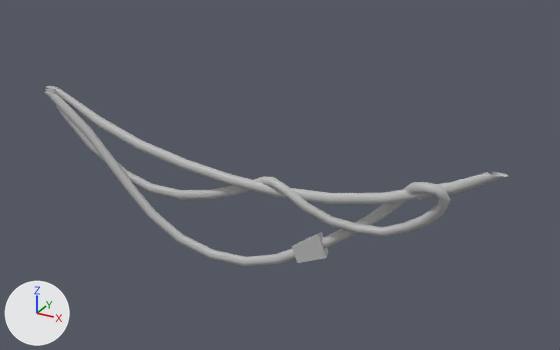
One commit to the FBX model GreenJellyfish - Neon Odyssey Game/Neon Odyssey/Assets/Models/Props/Wires_001_Crypt_001_Small.fbx: the scene before it, then after it.
Rendered twice from a camera (50 mm lens) standing at (2.4, -3.88, 2.68) and looking at (0.18, 0.15, 0.67). Lighting does not change. The marker at lower left points along +X, +Y and +Z. Where no turn or scale is listed for an object, it has been applied to the vertices.

The first picture shows 'Wires_001_Crypt_001_Small'.
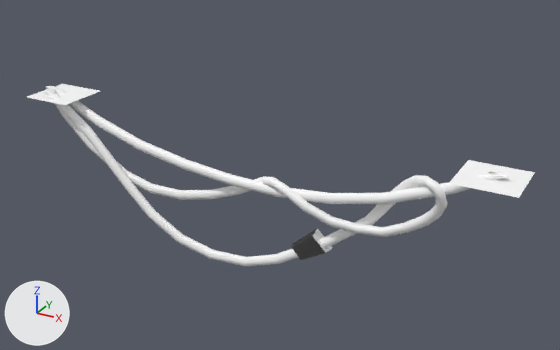
Where the newer file only moved an object's origin or applied its transform, the numbers keep the older frame.

What differs and where, as boxes (x1, y1, x2, y2) in the pictures (560 x 350 px; the box of a moved part takes in the faces that stretch with it):
'Wires_001_Crypt_001_Small', reshaped (9% wider)
    before: (44, 86, 508, 266)
    after: (27, 84, 535, 266)
part 1 of me_mesh, moved or reshaped
    before: (292, 232, 328, 263)
    after: (292, 228, 332, 260)
part 2 of me_mesh, moved or reshaped
    before: (46, 88, 450, 226)
    after: (27, 84, 535, 226)
part 3 of me_mesh, recoloured (grey to white)
    both: (44, 86, 508, 266)

Diff of the bpy script that builds the scene:
```diff
--- a/GreenJellyfish - Neon Odyssey Game/Neon Odyssey/Assets/Models/Props/Wires_001_Crypt_001_Small.fbx.py
+++ b/GreenJellyfish - Neon Odyssey Game/Neon Odyssey/Assets/Models/Props/Wires_001_Crypt_001_Small.fbx.py
@@ mat_lambert1 @@
+mat_lambert1 = principled_material('lambert1')
+mat_lambert1.base_color = (1.0, 1.0, 1.0)  # white #ffffff
@@ me_mesh @@
 # used by ob_wires_001_crypt_001_small; location = (0.0, -0.009, 0.0)
-me_mesh.from_pydata(...)  # 368 vertices, 350 faces; spans x -1.65..1.65, y -0.11..0.11, z 0.03..1.03
+me_mesh.from_pydata(...)  # 384 vertices, 360 faces; spans x -1.66..1.74, y -0.17..0.19, z 0.03..1.03
+# me_mesh part 1: the loose piece of 8 vertices spanning x 0.36..0.6, y -0.01..0.09, z 0.16..0.39 is multiplied about its middle by the matrix ((0.434, 0.216, 0.875), (0.198, -0.97, 0.141), (0.879, 0.112, -0.464)), then moved by (0.0, -0.01, 0.0), in mat_lambert1 (white #ffffff)
+# me_mesh part 2
+# 8 vertices are removed from x 1.28..1.29, y -0.08..-0.02, z 0.86..0.92
+# 20 faces are deleted
+# 6 vertices in x 1.25..1.34, y -0.06..0.03, z 0.74..0.88 move by (-0.01, 0.0, -0.01)
+# 5 vertices in x 0.99..1.04, y 0.05..0.1, z 0.68..0.73 move by (-0.01, 0.0, 0.04)
+# 4 vertices in x 1.25..1.31, y 0.0..0.05, z 0.72..0.74 move by (-0.01, 0.0, -0.02)
+# 4 vertices in x 1.29..1.35, y -0.01..0.01, z 0.82..0.83 move by (-0.01, 0.0, -0.03)
+# 3 vertices in x 1.21..1.22, y -0.08..-0.04, z 0.88..0.92 move by (-0.09, 0.09, -0.01)
+# 3 vertices in x 1.12..1.16, y -0.04..-0.03, z 0.83..0.87 move by (-0.07, 0.07, -0.03)
+# 23 vertices move from x 0.99..1.35, y -0.07..0.1, z 0.68..0.91 to x 0.98..1.34, y -0.05..0.09, z 0.69..0.89
+# 24 vertices are added at x -1.66..1.74, y -0.17..0.19, z 0.87..1.0
+# 30 new faces join them
+# me_mesh part 3: 324 faces spanning x -1.65..1.65, y -0.11..0.11, z 0.03..1.03 switch from mat_lambert32 (grey #bcbcbc) to mat_lambert1 (white #ffffff)
```
